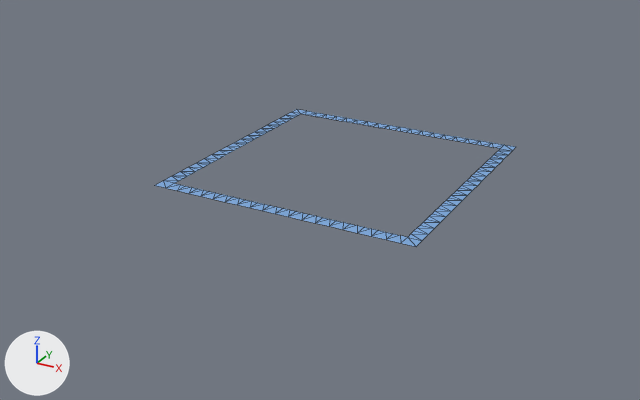
The glTF model assets/models/water-swell-mid.glb: old version first, new version second.
Rendered twice from a camera (50 mm lens) standing at (901.0, -1763.0, 776.0) and looking at (-37.0, -58.0, -76.0). Arrows for +X, +Y and +Z are at lower left; the lights stay in place. The first picture is the older version. Mesh edges are drawn as thin lines.

Names of what the first picture shows: 'SwellMid'.
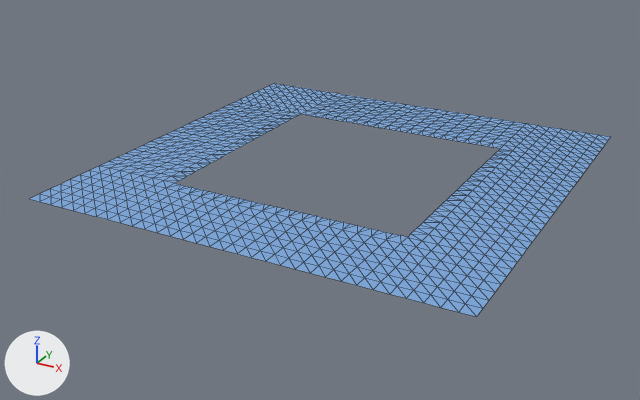
The change, as a list of edits to the scene's bpy script:
```text
Change me_swellmid:
    used by ob_swellmid; location = (0.0, 0.0, 0.0)
    remove me_swellmid.from_pydata(...)  # 224 vertices, 224 faces; spans x -320.0..320.0, y -320.0..320.0, z 0.0
    add me_swellmid.from_pydata(...)  # 872 vertices, 1472 faces; spans x -512.0..512.0, y -512.0..512.0, z 0.0
    me_swellmid part 1: 648 vertices added at x -512.0..512.0, y -512.0..512.0, z 0.0
```

Boxes (x1, y1, x2, y2) around the edits, measured in the pictures (640 x 400 px):
'SwellMid', reshaped (60% wider, 69% taller): before (155, 109, 516, 247); after (30, 83, 610, 317)
part 1 of me_swellmid, added (blue): after (30, 83, 610, 317)
